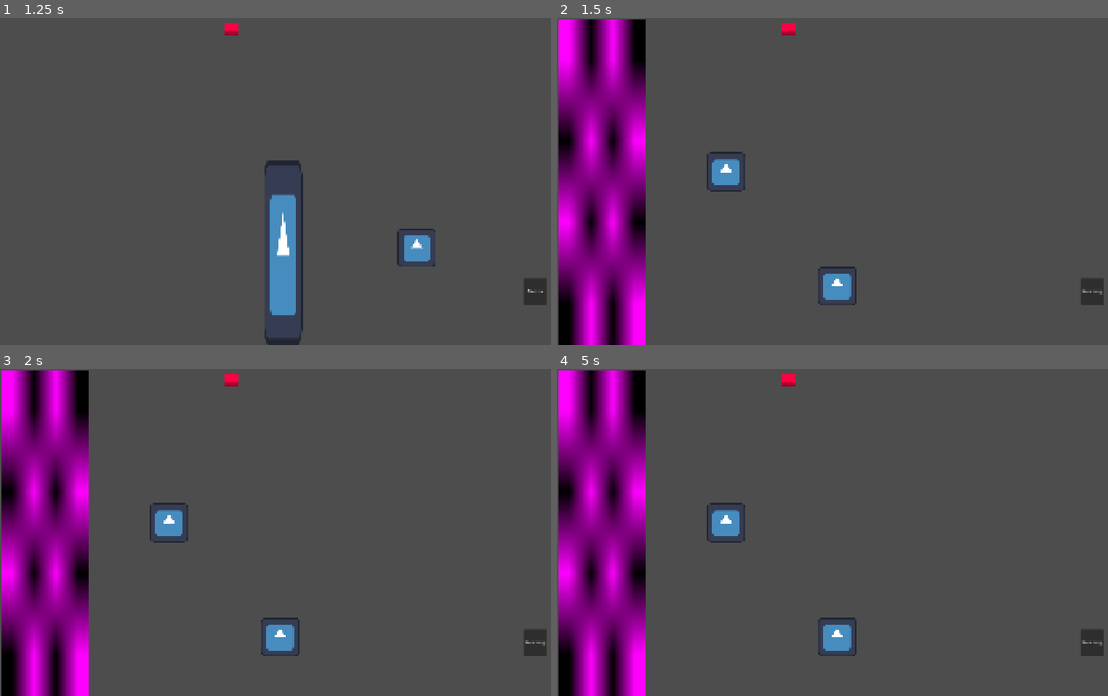
Above: before the commit, frames 1-4 (two rows, left to right).
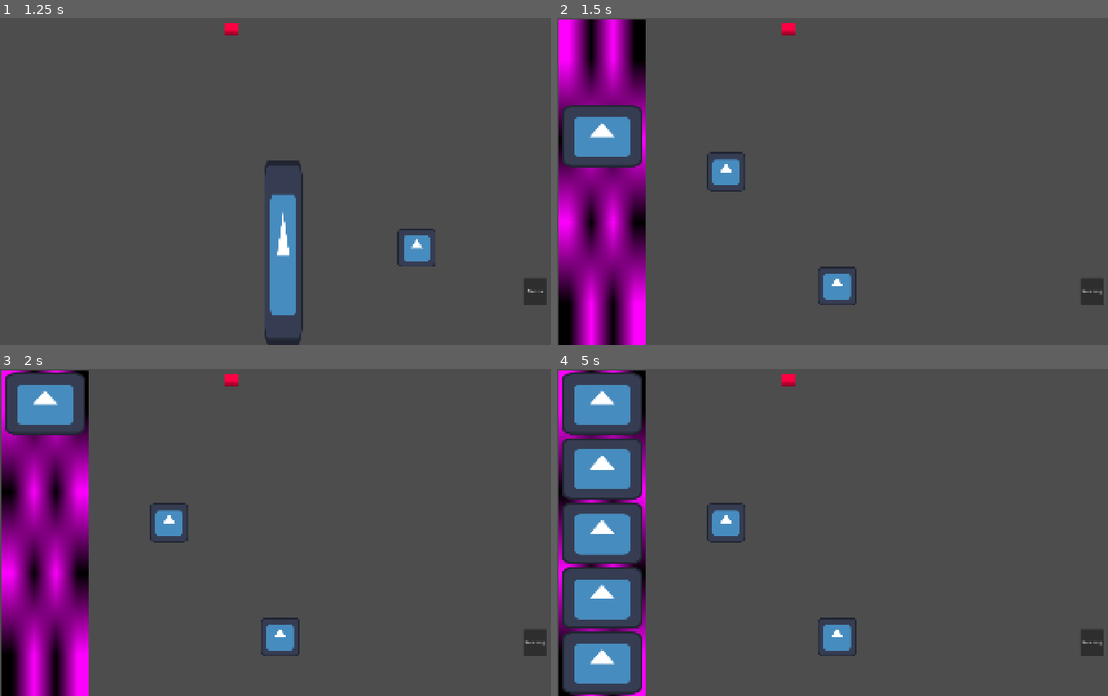
Above: after the commit, the same moments.

Repository: VulcanoHex/I-Need-To-Light-a-Cigarette
Game: Godot game, scene res://Scenes/world.tscn
Same seed, same stepped clock (60 frames per second), same inputs: the game is played once before the commit and once after it. The engine's default icon, where the game draws it, is replaced by a stand-in: a white triangle on a blue panel in a dark square.
Inputs:
- Up to frame 1 (1.25 s): click "Weezing" at 0.5 s
- Up to frame 2 (1.5 s): click "Donna" at 1.25 s
- Up to frame 3 (2 s): no input
- Up to frame 4 (5 s): click "Weezing" at 2 s; click "Donna" at 2.75 s; click "Weezing" at 3.5 s; click "Donna" at 4.25 s

Frame 1 is identical in both runs. In frame 2, 2.7% of the frame differs, in the area x 0-16%, y 26-46%; in frame 3, 2.7%; in frame 4, 14%, in the area x 0-16%, y 1-100%.

Commit message:
added orders pacing

Diff:
--- a/Scenes/world.tscn
+++ b/Scenes/world.tscn
@@ -74,6 +74,7 @@
 offset_bottom = 40.0
 
 [node name="OrderBoard" type="NinePatchRect" parent="Player/Kitchen/Control" unique_id=1864550557]
+unique_name_in_owner = true
 layout_mode = 0
 offset_left = 5.0
 offset_top = 3.0
@@ -155,6 +156,8 @@
 nine_patch_stretch = true
 texture_progress = SubResource("PlaceholderTexture2D_yf5fn")
 
+[connection signal="startSendingOrders" from="Player" to="Player" method="_on_start_sending_orders"]
+[connection signal="stopSendingOrders" from="Player" to="Player" method="_on_stop_sending_orders"]
 [connection signal="pressed" from="Player/Kitchen/Control/GoToSmokeButton" to="Player" method="_on_go_to_smoke_button_pressed"]
 [connection signal="its_over" from="Player/SmokeRoom" to="Player/SmokeRoom/Cigarette/areaCigarette" method="_on_smoke_room_its_over"]
 [connection signal="pressed" from="Player/SmokeRoom/GoToKitchen" to="Player" method="_on_go_to_kitchen_pressed"]
--- a/Scripts/AssemblyCollision.gd
+++ b/Scripts/AssemblyCollision.gd
@@ -27,7 +27,7 @@
 		debugLabel.text += "Aggiunta "+ item.item_name+ " nel panino!\n"
 #		solo per testing
 		var ob = $"../../../Control/OrderBoard"
-		ob.spawn_order.emit({})
+		ob.remove_order.emit()
 
 
 		item.global_position = global_position
--- a/Scripts/player.gd
+++ b/Scripts/player.gd
@@ -1,9 +1,30 @@
 extends Node2D
 @onready var kitchen = %Kitchen
 @onready var smokeRoom = %SmokeRoom
+@onready var orderBoard = %OrderBoard
+@export var startingOrderWaitSeconds: float = 1.2;
+@export var decayRatePerOrder: float = 0.1;
+# High (10): more consistent, Low (1): more unpredictable 1 is poisson
+@export var orderShapeVariance: int = 7
 
+
+signal startSendingOrders
+signal stopSendingOrders
+
+var running: bool = false
+var stopSending: bool = false
+var avg_wait: float;
 # Called when the node enters the scene tree for the first time.
 func _ready() -> void:
+	avg_wait = startingOrderWaitSeconds
+
+#	Remove before flight
+	startSendingOrders.emit()
+	await get_tree().create_timer(10).timeout
+	stopSendingOrders.emit()
+#	Remove before flight
+
+
 	pass # Replace with function body.
 
 
@@ -11,6 +32,35 @@
 func _process(delta: float) -> void:
 	pass
 
+# something something poisson is shit i need some ERLANG distribution type shi
+func make_orders() -> void:
+	var wait_time: float = get_next_time_interval(avg_wait)
+	print("Waiting for: ", snappedf(wait_time, 0.01), "s (Current Avg Target: ", snappedf(avg_wait, 0.01), "s)")
+	await get_tree().create_timer(abs(wait_time)).timeout
+	# flag hai perso va qui
+	if(!stopSending):
+		send_order()
+	pass
+
+func send_order() -> void:
+	#send order
+	print("sentorder")
+	orderBoard.spawn_order.emit({})
+	if(avg_wait > 1.0):
+		avg_wait -= decayRatePerOrder
+	make_orders()
+
+func get_next_time_interval(avg: float) -> float:
+	var scale: float = avg/float(orderShapeVariance)
+	var totalTime: float = 0.0
+
+	for i in range(orderShapeVariance):
+		var u:float = randf()
+		while u == 0.0:
+			u = randf()
+		totalTime += -scale * log(u)
+	#	-ln(x) * avg = t in poisson distribution
+	return totalTime
 
 func _on_go_to_smoke_button_pressed() -> void:
 	# Disable inputs, processing and physics
@@ -28,3 +78,17 @@
 	kitchen.visible = true
 
 	pass # Replace with function body.
+
+
+func _on_stop_sending_orders() -> void:
+	stopSending = true
+	running = false
+	pass # Replace with function body.
+
+
+func _on_start_sending_orders() -> void:
+	if(!running):
+		stopSending = false
+		make_orders()
+	running = true
+	pass # Replace with function body.
